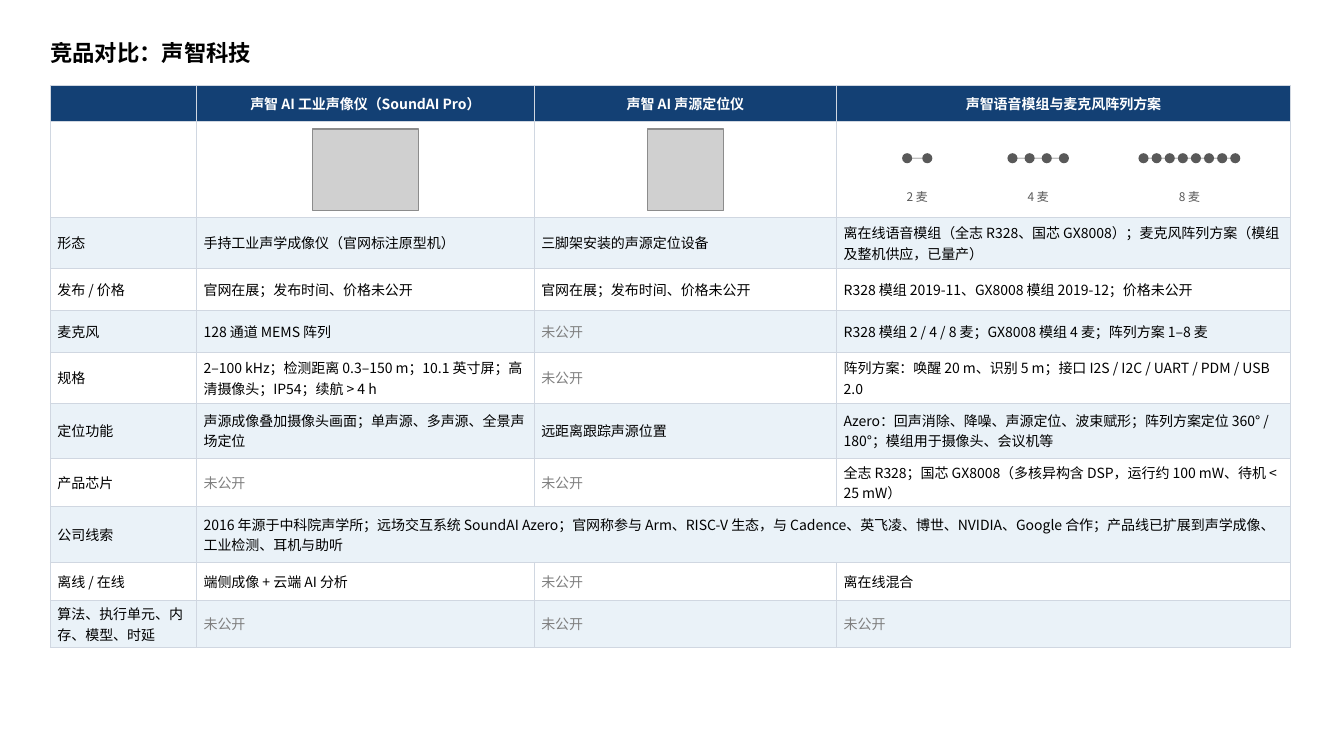
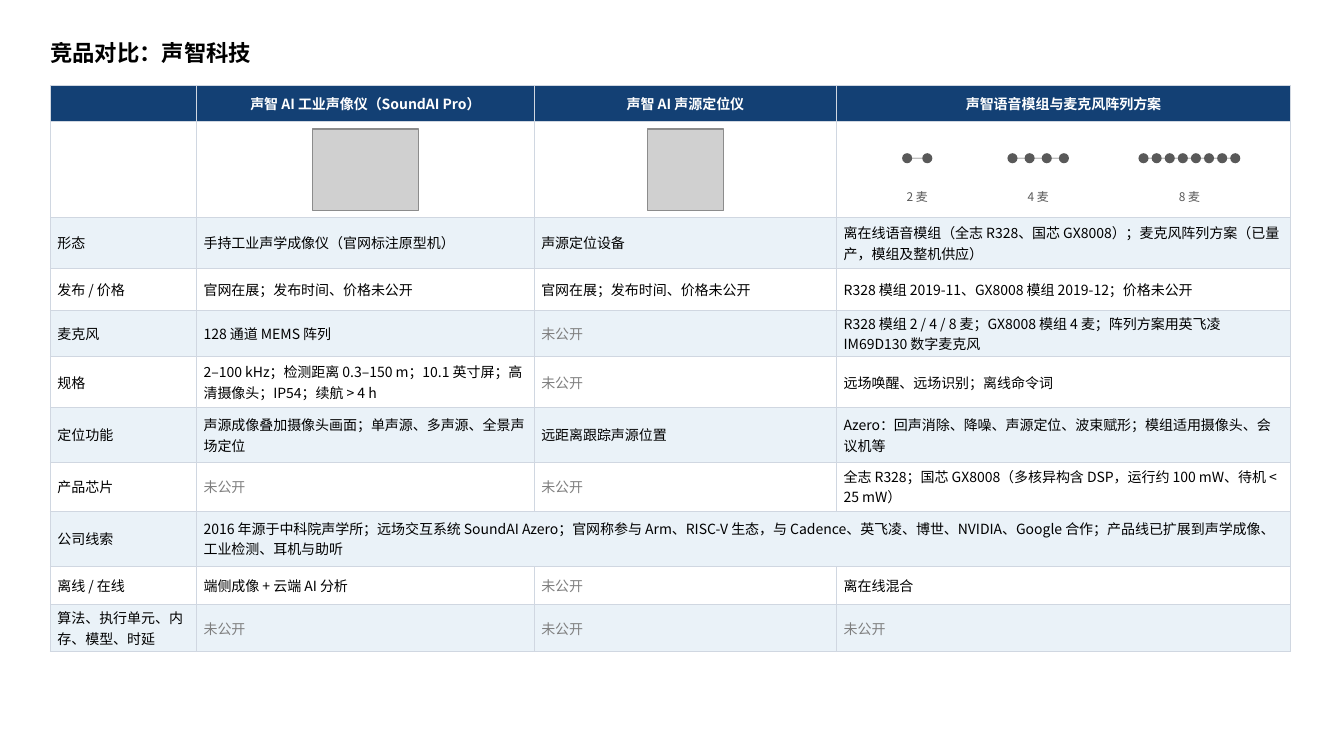
Before and after one commit to ZeroFoxxi/ssl-scene1, a slide deck: slide 2 of 竞品补充页_精简版.pptx. Drawn at 1344x756 pixels with LibreOffice and Linux fonts; fonts in the diff are those of the drawing; grey boxes stand for pictures. Boxes give left, top, right and bottom in pixels: in the first picture for what was removed or moved away, otherwise in the second. Text is boxed around its words. In the diff, an @@ line names an element or a change of style, - is before the commit and + after.

```diff
--- a/竞品补充页_精简版.pptx
+++ b/竞品补充页_精简版.pptx
@@ table at <box>50,86,1291,649</box> @@
-row 3, column 3: 三脚架安装的声源定位设备
+row 3, column 3: 声源定位设备
-row 3, column 4: 离在线语音模组（全志 R328、国芯 GX8008）；麦克风阵列方案（模组及整机供应，已量产）
+row 3, column 4: 离在线语音模组（全志 R328、国芯 GX8008）；麦克风阵列方案（已量产，模组及整机供应）
-row 5, column 4: R328 模组 2 / 4 / 8 麦；GX8008 模组 4 麦；阵列方案 1–8 麦
+row 5, column 4: R328 模组 2 / 4 / 8 麦；GX8008 模组 4 麦；阵列方案用英飞凌 IM69D130 数字麦克风
-row 6, column 4: 阵列方案：唤醒 20 m、识别 5 m；接口 I2S / I2C / UART / PDM / USB 2.0
+row 6, column 4: 远场唤醒、远场识别；离线命令词
-row 7, column 4: Azero：回声消除、降噪、声源定位、波束赋形；阵列方案定位 360° / 180°；模组用于摄像头、会议机等
+row 7, column 4: Azero：回声消除、降噪、声源定位、波束赋形；模组适用摄像头、会议机等
```
Also in this commit, not shown: 2 other files.
